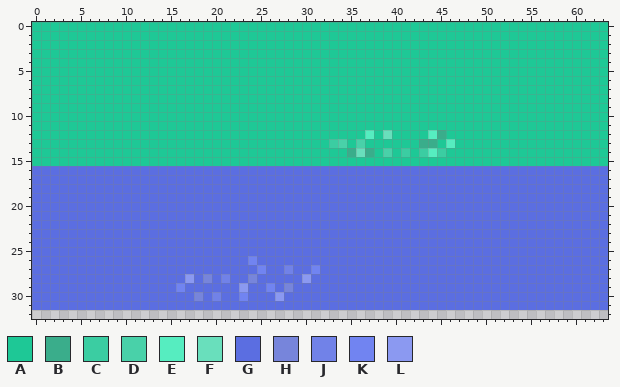
One commit to this pixel-art file: src/freehold/images/terrain.aseprite. This is how it looked before the edit.
64x64 pixels, 1 frame. Colours within 5 levels of each other are drawn and written as one. Shown: x 0..63, y 0..32.
Palette (. is transparent): A #1ec896  B #3aad8b  C #3bcda2  D #49d1a9  E #56edc0  F #69dfbc  G #5b6ee1  H #7785db  J #7182e8  K #7184f1  L #8b99f1
New version:
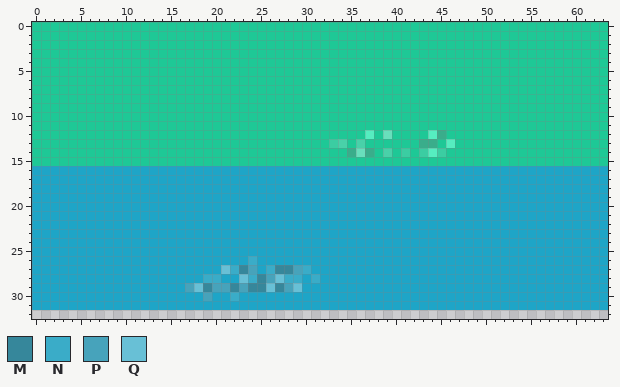
Colours new in this view: M #36879b  N #3aacc8  P #47a3bb  Q #68c0d6
What changed:
Colour G changes from #5b6ee1 to #1ea5c7.
Layer "Layer 2":
Colour G replaces colour H in row 30 at x 18.
Colour G replaces colour J in row 28 at x 21; in row 30 at x 20.
Colour G replaces colour K in row 27 at x 25 and 31; in row 29 at x 16; in row 30 at x 23.
Colour G replaces colour L in row 28 at x 17 and 30; in row 30 at x 27.
Colour M replaces colour G in row 27 at x 23 and 27; in row 28 at x 25; in row 29 at x 19, 22, 24 to 25 and 27.
Colour M replaces colour J in row 27 at x 28.
Colour N replaces colour G in row 27 at x 22, 26 and 30; in row 28 at x 20, 28 to 29 and 31; in row 30 at x 22.
Colour N replaces colour H in row 28 at x 19 and 24.
Colour N replaces colour K in row 26 at x 24.
Colour P replaces colour G in row 27 at x 24 and 29; in row 28 at x 26; in row 29 at x 17 and 20 to 21; in row 30 at x 19.
Colour P replaces colour H in row 29 at x 28.
Colour P replaces colour L in row 29 at x 23.
Colour Q replaces colour G in row 27 at x 21; in row 28 at x 23 and 27; in row 29 at x 18 and 29.
Colour Q replaces colour K in row 29 at x 26.
